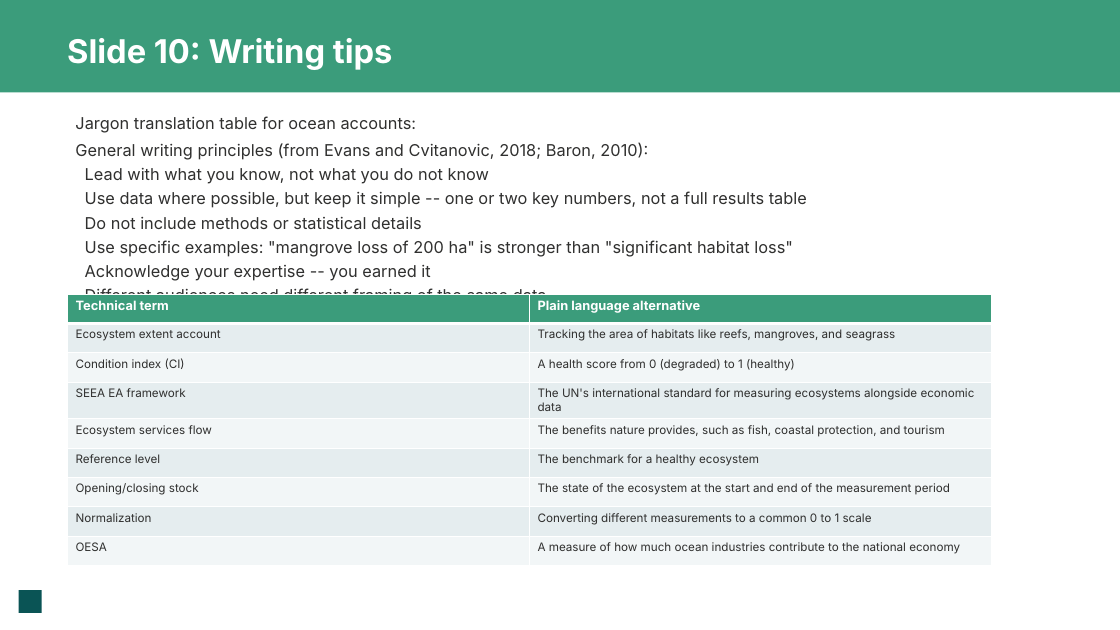
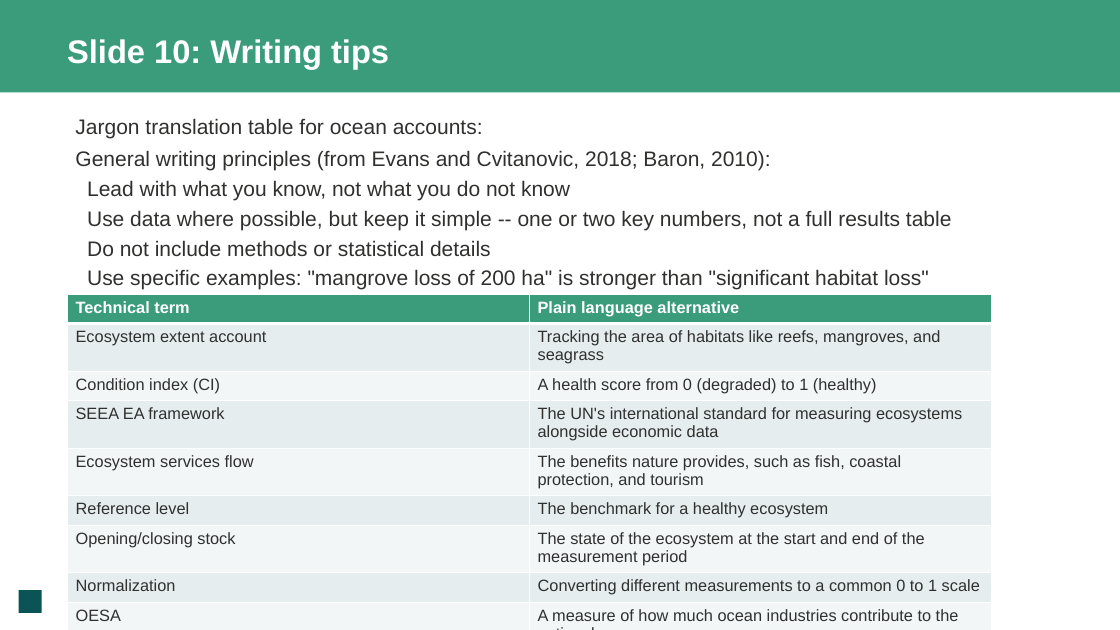
Before and after one commit to MariaGAlarcon/ocean-accounts-expert, a slide deck: slide 11 of s-s-event-bogor/sessions/day-3/policy-brief-clinic/policy-brief-slides.pptx. Drawn at 1120x630 pixels with LibreOffice and Linux fonts; fonts in the diff are those of the drawing; background and template pictures are left out. Boxes give left, top, right and bottom in pixels: in the first picture for what was removed or moved away, otherwise in the second. Text is boxed around its words. In the diff, an @@ line names an element or a change of style, - is before the commit and + after.

```diff
--- a/s-s-event-bogor/sessions/day-3/policy-brief-clinic/policy-brief-slides.pptx
+++ b/s-s-event-bogor/sessions/day-3/policy-brief-clinic/policy-brief-slides.pptx
@@ rectangle "Slide 10: Writing tips" at box(0, 0, 1120, 92): font Inter to Arial @@
@@ text "Jargon translation table for ocean ..." at box(75, 118, 952, 437): size 14 to 18 pt, font Inter to Arial @@
@@ table at box(67, 294, 991, 625) @@
@@ size 11 to 14 pt in "Technical term", "Plain language alternative" @@
@@ font Inter to Arial, size 10 to 14 pt @@
```
Also in this commit, not shown: 14 other slides changed, 2 other files.
